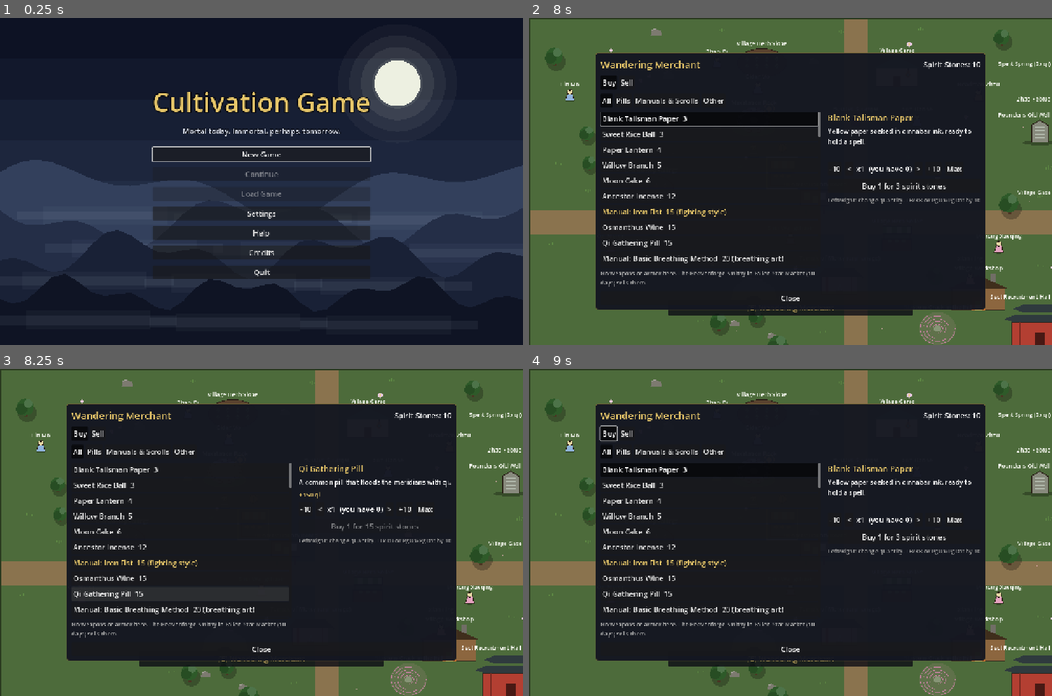
Above: before the commit, frames 1-4 (two rows, left to right).
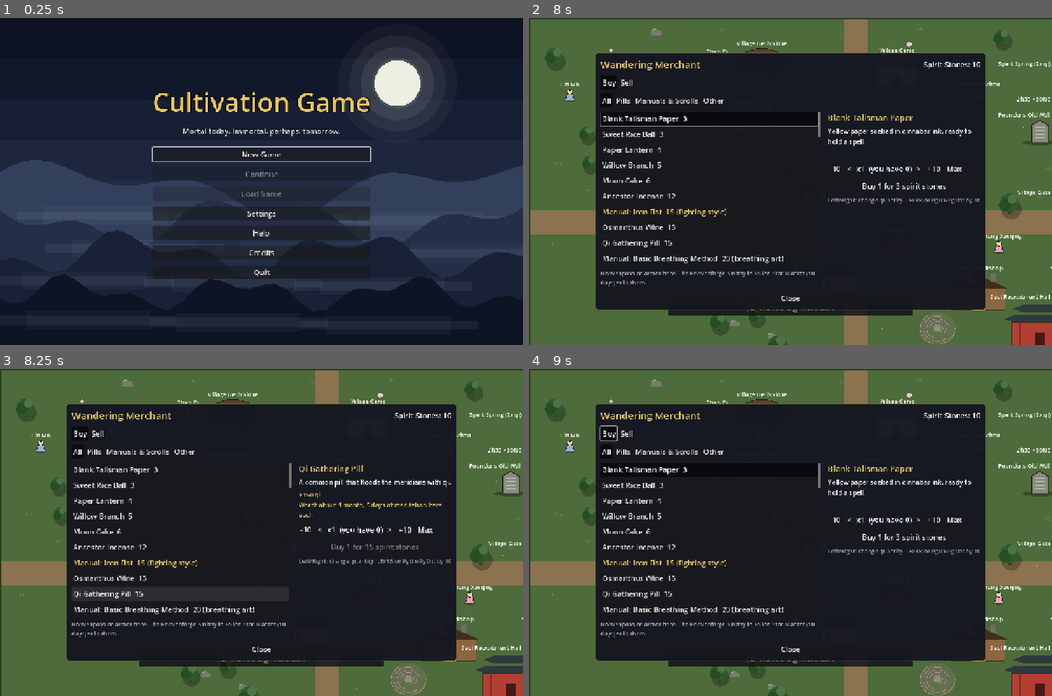
Above: after the commit, the same moments.

Repository: samridghimire/cultivation-game
Game: Godot game, scene res://src/ui/main_menu.tscn
Two runs of this game, one before a commit and one after it. Both use one fixed random seed, a clock stepped at 60 frames per second and the inputs below.
Inputs (mouse positions are in pixels of both pictures, inside the frame that each line leads up to):
- Up to frame 1 (0.25 s): no input
- Up to frame 2 (8 s): click "New Game" at 0.5 s; click "Begin" at 1.25 s; click "Reach for it." at 2 s; click "Protect those who cannot prot…" at 2.75 s; click "What are you?" at 3.5 s; click "Why me?" at 4.25 s; click "What are you?" at 5 s; click "..." at 5.75 s; click "Set out." at 6.5 s; tap Enter (ui_accept) at 7.25, 7.52 s; move the mouse to (905, 165) at 7.27 s; hold D (move_right) from 7.28 s (still down); hold E (interact) from 7.28 s (still down); click (905, 165) at 7.42 s
- Up to frame 3 (8.25 s): release D (move_right) at 8 s; release E (interact) at 8 s; click "Qi Gathering Pill 15" at 8 s
- Up to frame 4 (9 s): click "Buy" at 8.75 s

Frames 1-2 are identical in both runs. In frame 3, 1.1% of the frame differs, in the area x 57-87%, y 40-60%; in frame 4, nothing differs.

Commit message:
[WU-314] Shop Buy tab says what a qi item is worth in meditation
Co-Authored-By: Claude Sonnet 5.5 <noreply@anthropic.com>
Claude-Session: https://claude.ai/code/session_01Spwbud5p3yMigr2UUHFw1J

Diff:
--- a/src/ui/shop_screen.gd
+++ b/src/ui/shop_screen.gd
@@ -356,6 +356,14 @@
 
 ## "Equipped: Iron Sword (+5 attack)" for whatever `c` wears in the item's slot.
 ## WU-312: the Sell tab says when a sect mission wants the selected item.
+## What a qi item is worth in meditation (WU-314); "" when selling or the item gives no qi.
+static func buy_worth_line(c: CharacterData, data: GameData, item_id: String, region_id: String, flags: Dictionary, selling: bool) -> String:
+	if selling:
+		return ""
+	var worth := InventoryScreen.qi_worth_line(c, data, item_id, region_id, flags)
+	return worth + " each" if worth != "" else ""
+
+
 static func sell_wanted_line(c: CharacterData, data: GameData, item_id: String, selling: bool) -> String:
 	if not selling:
 		return ""
@@ -586,6 +594,9 @@
 	var lines := Items.describe_effects(item.get("effects", {}), data)
 	if Equipment.is_equipment(data, _selected):
 		lines.insert(0, Equipment.describe_stats(data, _selected))
+	var worth := buy_worth_line(p, data, _selected, GameState.current_region, GameState.world_flags, _selling)
+	if worth != "":
+		lines.append(worth)
 	_effects.text = "\n".join(lines)
 	for line in Appraisal.describe_item(p, data, _selected):
 		lines.append("Appraisal: " + line)
--- a/tests/sim/screenshot_screens.gd
+++ b/tests/sim/screenshot_screens.gd
@@ -91,6 +91,7 @@
 ## "Reach <realm> to stand a chance against <name>." line), then the bitter variant. Shoot at 1280x800 and 1280x720.
 ## WU-210: it then breaks through level with the rival (rival_caught_up_log / rival_caught_up_journal).
 ## WU-246: `-- --first-hour` also writes fh_<workshop|shop|journal_first_goals|journal_next_steps|journal_commissions|board>_<day1|month1>_<size>.png.
+## WU-314: `--shop-shot` also writes shop_buy_qi_worth_<size>.png (Buy tab, Qi Gathering Pill: "Worth about N days of meditation here each").
 ## WU-296: append `-- --inventory-shot` for inventory_qi_worth.png (Spirit Herb selected: "Worth about N of meditation here"); run once per --resolution.
 ## WU-273: append `-- --techniques-shot` for techniques_practice[_scale115].png (Iron Fist level 1 details, practice button focused); run once per --resolution. Checked at 1280x720 and 1280x800: nothing clipped, the action row wraps.
 ## WU-302: `--clinic-shot` writes clinic_one_<size>.png / clinic_two_<size>.png: the Village Clinic menu for a Qi Refining 3rd-layer
@@ -1095,6 +1096,14 @@
 		shop.open("Wandering Merchant", 0, ["herb", "ore"])
 		shop._set_tab(true)
 		shop._select("spirit_herb"), "close": shop.close})
+	# WU-314: the Buy tab says what a Qi Gathering Pill is worth in meditation.
+	shots.append({"name": "shop_buy_qi_worth", "open": func() -> void:
+		gs.current_region = "qingshi_village"
+		c.realm_index = 0
+		c.inventory = {"spirit_stone": 300}
+		shop.open("Wandering Merchant", 0, ["herb", "ore"])
+		shop._set_tab(false)
+		shop._select("qi_gathering_pill"), "close": shop.close})
 
 
 func _start_inventory_shot(gs: Node) -> void:
--- a/tests/unit/test_shop_screen.gd
+++ b/tests/unit/test_shop_screen.gd
@@ -421,3 +421,11 @@
 	c.inventory = {"spirit_herb": 3}
 	assert_true(ShopScreen.sell_wanted_line(c, data(), "spirit_herb", true).begins_with("Wanted by the sect: "))
 	assert_eq(ShopScreen.sell_wanted_line(c, data(), "spirit_herb", false), "", "not shown when buying")
+
+
+func test_buy_worth_line_for_qi_items_only_when_buying() -> void:
+	var c := new_character()
+	var line := ShopScreen.buy_worth_line(c, data(), "qi_gathering_pill", "qingshi_village", {}, false)
+	assert_true(line.contains("days of meditation") and line.ends_with(" each"), line)
+	assert_eq(ShopScreen.buy_worth_line(c, data(), "qi_gathering_pill", "qingshi_village", {}, true), "")
+	assert_eq(ShopScreen.buy_worth_line(c, data(), "iron_sword", "qingshi_village", {}, false), "")
